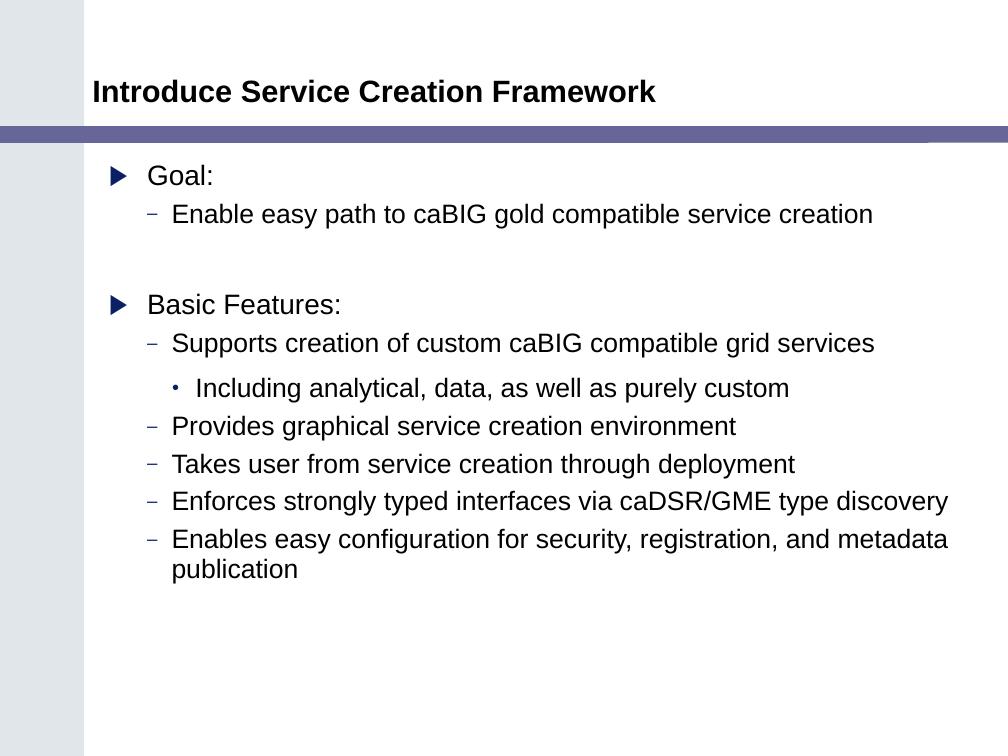
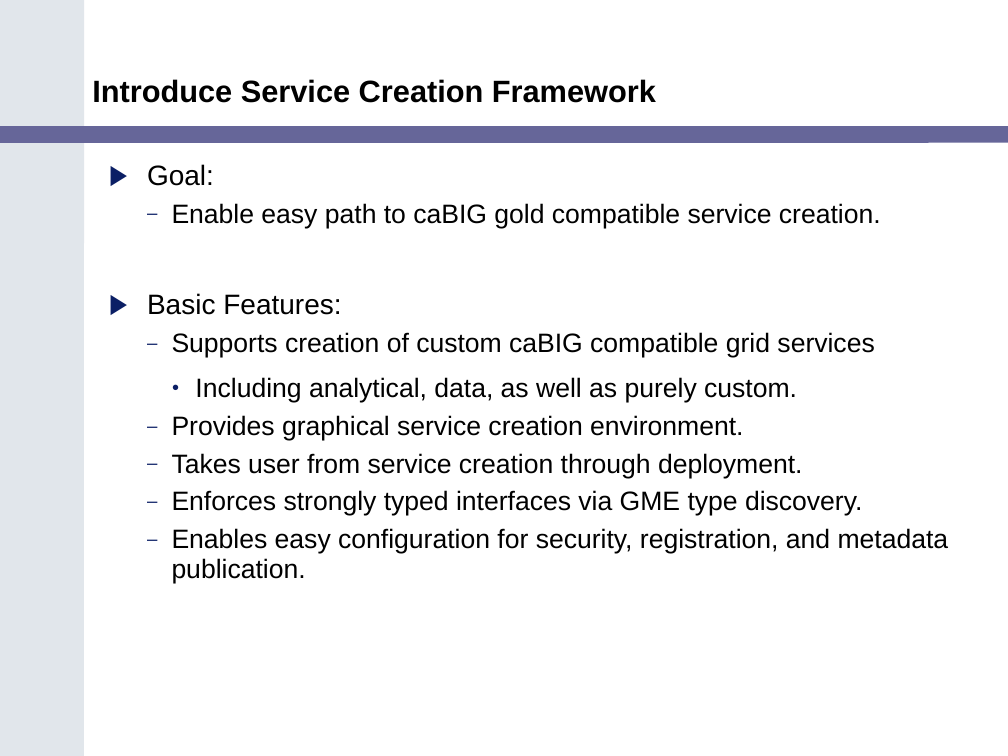
Before and after one commit to NCIP/cagrid-docs, a slide deck: slide 8 of presentations/200602_VCDE_ARCH/caGrid_Update_Arch_VCDE_Feb1.ppt. Drawn at 1008x756 pixels with LibreOffice and Linux fonts; fonts in the diff are those of the drawing; background and template pictures are left out. Boxes give left, top, right and bottom in pixels: in the first picture for what was removed or moved away, otherwise in the second. Text is boxed around its words. In the diff, an @@ line names an element or a change of style, - is before the commit and + after.

```diff
--- a/presentations/200602_VCDE_ARCH/caGrid_Update_Arch_VCDE_Feb1.ppt
+++ b/presentations/200602_VCDE_ARCH/caGrid_Update_Arch_VCDE_Feb1.ppt
@@ text at <box>172,203,881,228</box>: text changed @@
-  – Enable easy path to caBIG gold compatible service creation
+  – Enable easy path to caBIG gold compatible service creation.
@@ text at <box>172,377,949,584</box>: text changed @@
-    • Including analytical, data, as well as purely custom
-  – Provides graphical service creation environment
-  – Takes user from service creation through deployment
-  – Enforces strongly typed interfaces via caDSR/GME type discovery
-  – Enables easy configuration for security, registration, and metadata publication
+    • Including analytical, data, as well as purely custom.
+  – Provides graphical service creation environment.
+  – Takes user from service creation through deployment.
+  – Enforces strongly typed interfaces via GME type discovery.
+  – Enables easy configuration for security, registration, and metadata publication.
```
Also in this commit, not shown: 6 other slides changed, 1 slide added, 1 slide removed.
